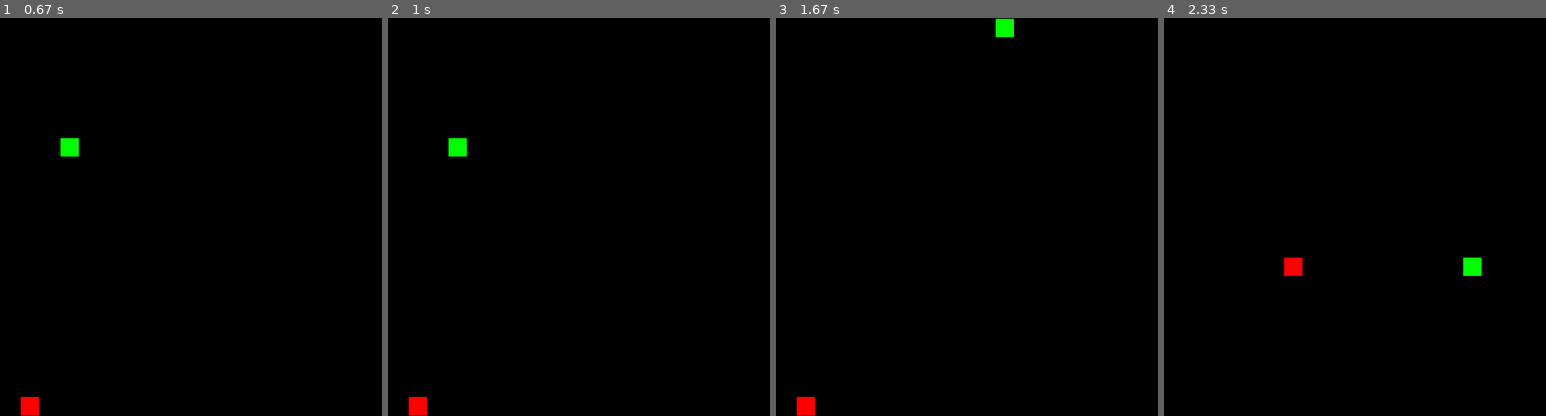
Above: before the commit, frames 1-4 (left to right).
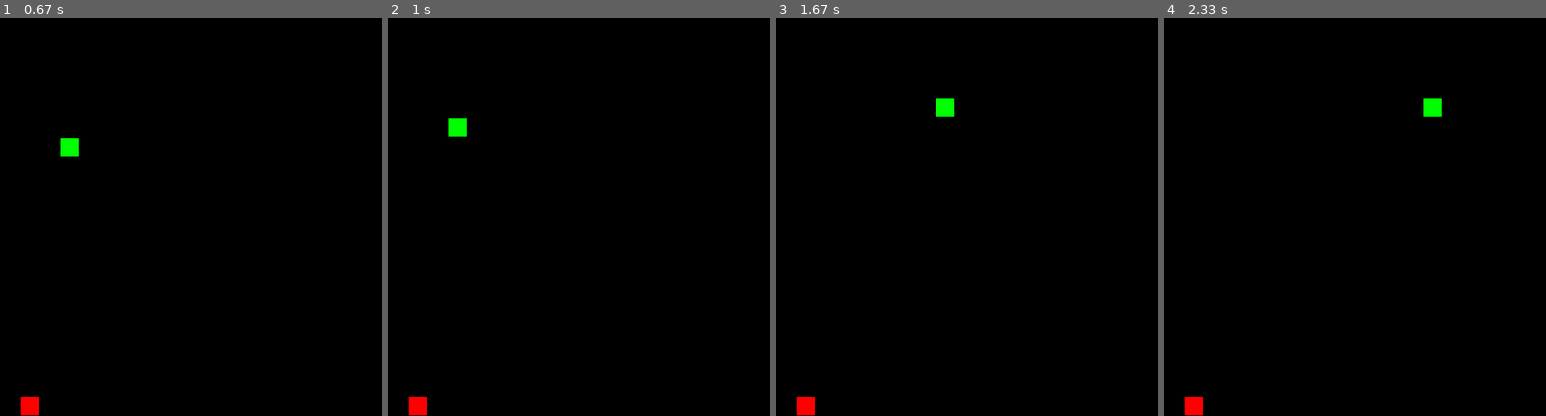
Above: after the commit, the same moments.

Repository: realTristan/pygame.snake
Game: pygame game, started from main.py
Same seed, same stepped clock (60 frames per second), same inputs: the game is played once before the commit and once after it.
Inputs:
- Up to frame 1 (0.67 s): hold D from 0.33 s (still down)
- Up to frame 2 (1 s): release D at 0.8 s; hold W from 0.83 s (still down)
- Up to frame 3 (1.67 s): release W at 1.13 s; hold D 1.17-1.63 s
- Up to frame 4 (2.33 s): hold S from 2.23 s (still down)

Frame 1 is identical in both runs. In frame 2, 0.4% of the frame differs, in the area x 15-21%, y 25-35%; in frame 3, 0.4%; in frame 4, 0.9%, in the area x 5-84%, y 20-100%.

Commit message:
fixed bugs

Diff:
--- a/main.py
+++ b/main.py
@@ -4,6 +4,7 @@
 
 # // Initialize pygame
 pygame.init()
+pygame.font.init()
 
 # // Initalize constants
 WINDOW = 500
@@ -23,6 +24,10 @@
 
 # // Main loop
 while True:
+    pygame.display.set_caption(
+        f"Tristan\'s Snake  |   Score: {snake.size}   |   Highscore: {snake.high_score}   |   FPS: {clock.get_fps():.2f}"
+    )
+
     # // Get the pygame events
     for event in pygame.event.get():
         if event.type == pygame.QUIT:
@@ -35,26 +40,28 @@
     # // Screen background
     screen.fill("black")
 
-    # // Check if the snake is out of bounds
-    if snake.is_out_of_bounds():
-        snake.reset()
-        food.reset()
-
     # // Draw the food
     pygame.draw.rect(screen, "red", food.item)
 
     # // When the snake eats the food
-    print(f"{snake.body.center}: {food.item.center}")
     if snake.body.center == food.item.center:
         snake.size = snake.size + 1
-        food.item.center = get_random_position()
+
+        # // Make sure the food doesn't spawn inside the snake
+        while food.item.center in [s.center for s in snake.segments]:
+            food.item.center = get_random_position()
 
     # // Draw the snake
-    [pygame.draw.rect(screen, "green", snake.body) for s in snake.segments]
+    [pygame.draw.rect(screen, "green", s) for s in snake.segments]
 
     # // Move the snake
     snake.move()
 
+    # // Check if the snake is out of bounds
+    if snake.had_collision():
+        snake.reset()
+        food.reset()
+
     # // Update the display
     pygame.display.flip()
-    clock.tick(10)
+    clock.tick(60)
--- a/snake.py
+++ b/snake.py
@@ -15,44 +15,64 @@
 class Snake:
     def __init__(self):
         self.body = pygame.Rect((0, 0, TILE_SIZE - 2, TILE_SIZE - 2))
+        self.high_score = 1
+        self.size = 1
+        self.time = 0
+        self.time_step = 110
         self.reset()
 
     # // Update the snake's direction
     def update_direction(self, event_key):
+        # // If the event key exists in the directions map
+        if event_key not in self.directions:
+            return
+
         # // Check if the key is enabled
-            if self.directions[event_key]["enabled"]:
-                self.current_direction = self.directions[event_key]["dir"]
+        if self.directions[event_key]["enabled"]:
+            self.current_direction = self.directions[event_key]["dir"]
 
-                # // Enable all the keys
-                for key in self.directions.values():
-                    key["enabled"] = True
+            # // Enable all the keys
+            for key in self.directions.values():
+                key["enabled"] = True
 
-                # // Disable the opposite key to prevent the snake
-                # // from going backwards and colliding with itself
-                self.directions[self.directions[event_key]["opp"]]["enabled"] = False
+            # // Disable the opposite key to prevent the snake
+            # // from going backwards and colliding with itself
+            self.directions[self.directions[event_key]["opp"]]["enabled"] = False
 
     # // Move the snake
     def move(self):
-        self.body.move_ip(self.current_direction)
-        self.segments = (self.body.copy(), *self.segments[:self.size - 1])
+        time_now = pygame.time.get_ticks()
+        if time_now - self.time > self.time_step:
+            self.time = time_now
+            self.body.move_ip(self.current_direction)
+            self.segments.append(self.body.copy())
+            self.segments = self.segments[-self.size:]
 
-        # // Update snake position based on fps
-        self.body.move_ip(self.current_direction)
-        self.segments = (self.segments[-self.size:], self.body.copy())
-
-    # // Check if the snake is out of bounds
-    def is_out_of_bounds(self):
+    # // Check if the snake is out of bounds / collided with itself
+    def had_collision(self):
+        # // Define the out of bounds variables
         too_far_left = self.body.left < 0
         too_far_right = self.body.right > WINDOW
         too_far_top = self.body.top < 0
         too_far_bottom = self.body.bottom > WINDOW
-        # self_eating = pygame.Rect.collidelist(self.body, self.segments) != -1
-        return too_far_left or too_far_right or too_far_bottom or too_far_top # or self_eating
+
+        # // Check if the snake collided with itself
+        for s in self.segments[1:self.size - 2]:
+            if s.center == self.body.center:
+                return True
+
+        # // Return whether the snake was out of bounds
+        return too_far_left or too_far_right or too_far_top or too_far_bottom
 
     # // Reset the snake
     def reset(self):
+        # // Set the users highscore
+        if self.size > self.high_score:
+            self.high_score = self.size
+
+        # // Reset the snake's variables
         self.body.center = get_random_position()
-        self.segments = (self.body.copy())
+        self.segments = [self.body.copy()]
         self.current_direction = (0, 0)
         self.size = 1
         self.directions = {
Not shown, changed: README.md
